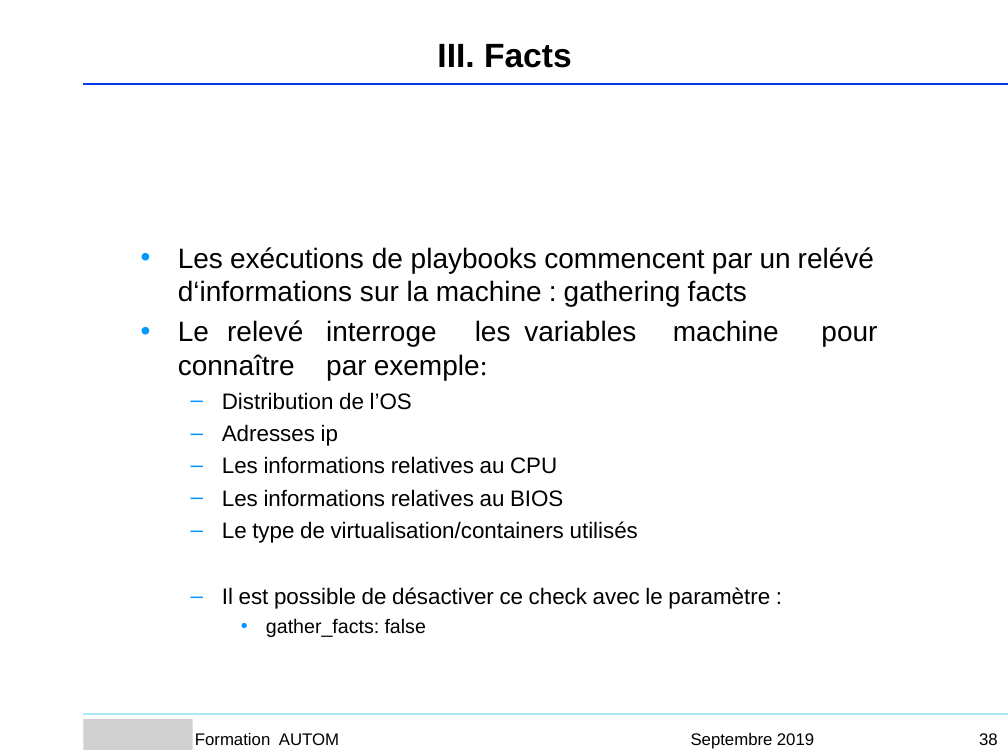
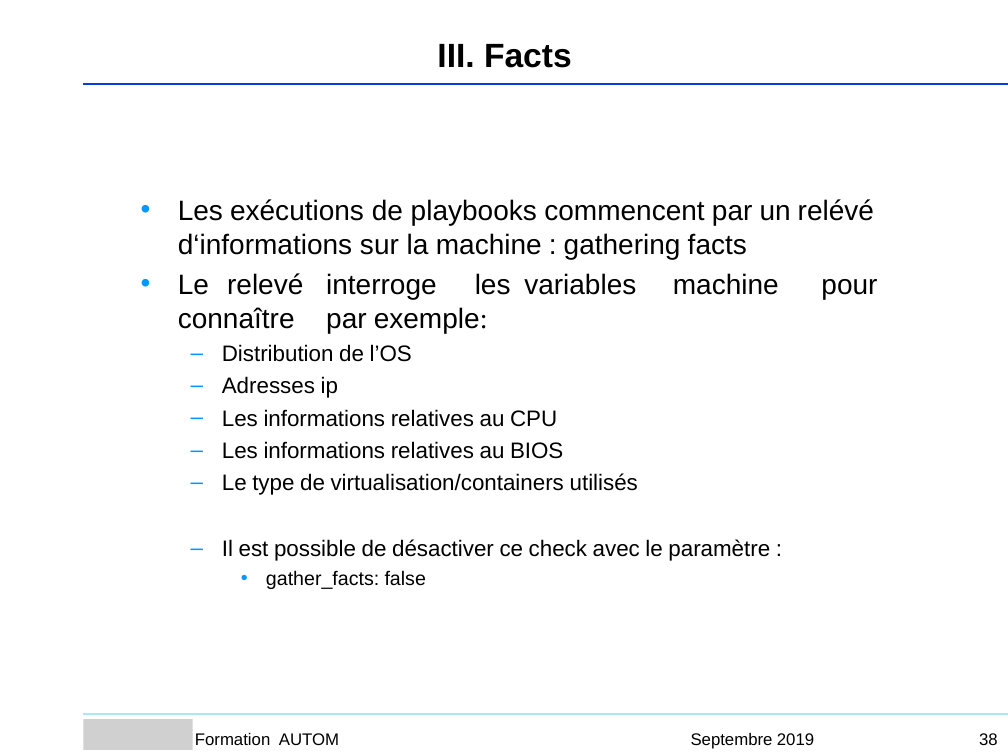
Before and after one commit to Sputnik93/cours_ansible, a slide deck: slide 38 of Ansible_support_cours_AGO.ppt. Drawn at 1008x756 pixels with LibreOffice and Linux fonts; fonts in the diff are those of the drawing; grey boxes stand for pictures; background and template pictures are left out. Boxes give left, top, right and bottom in pixels: in the first picture for what was removed or moved away, otherwise in the second. Text is boxed around its words. In the diff, an @@ line names an element or a change of style, - is before the commit and + after.

```diff
--- a/Ansible_support_cours_AGO.ppt
+++ b/Ansible_support_cours_AGO.ppt
@@ text "Les exécutions de playbooks commencent ..." moved from (x1=178, y1=247, x2=877, y2=609) to (x1=178, y1=199, x2=877, y2=561) @@
```
Also in this commit, not shown: 4 other slides changed, 5 slides added, 12 slides removed, 1 other file.
